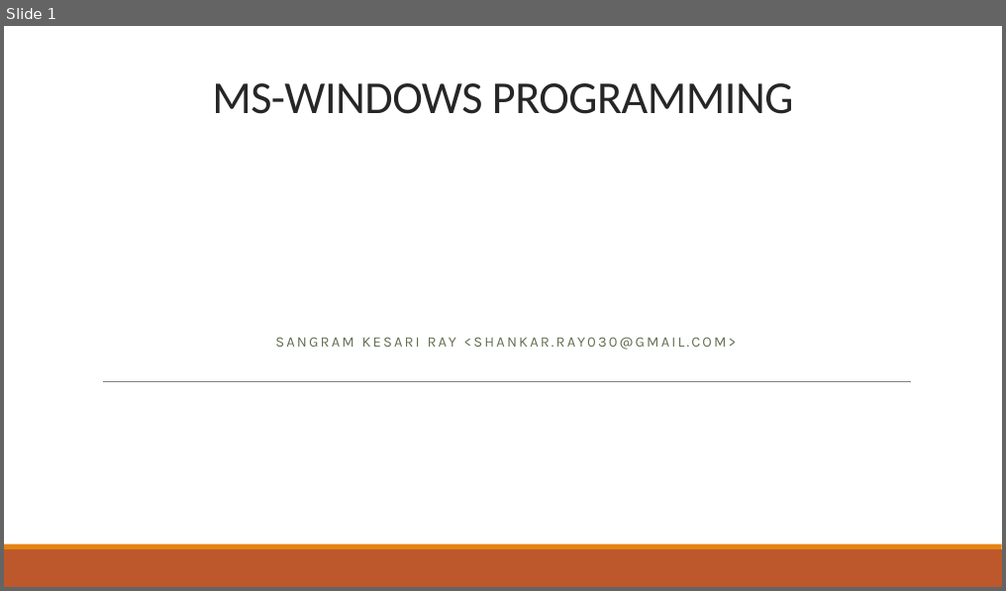
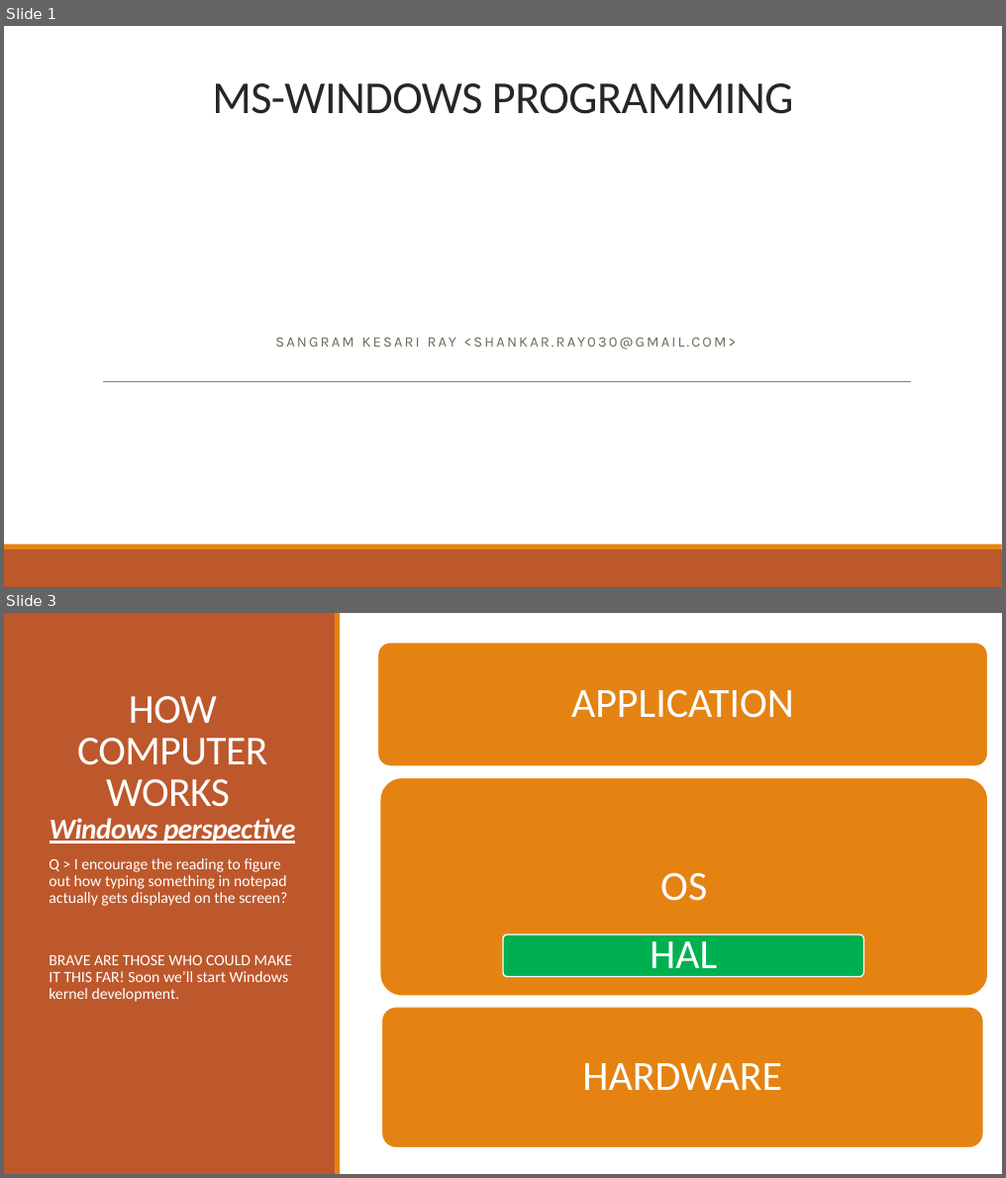
Before and after one commit to b1nch3f/Assembly-Language-Tutorials-for-Windows, a slide deck: 11 MS-Windows Programming/MS-Windows Programming.pptx. Shown one above the other, each under a label of ours: slide 1 before the commit, slides 1 and 3 after it; the slides between them are not shown. The pictures are 1006x591 and 1006x1178 pixels, drawn with LibreOffice and Linux fonts; fonts in the diff are those of the drawing. Boxes give left, top, right and bottom in pixels: in the first picture for what was removed or moved away, otherwise in the second. Text is boxed around its words. In the diff, an @@ line names an element or a change of style, - is before the commit and + after.

```diff
--- a/11 MS-Windows Programming/MS-Windows Programming.pptx
+++ b/11 MS-Windows Programming/MS-Windows Programming.pptx
@@ slide 3 added at bbox=[4, 613, 1002, 1174], background #FFFFFF @@
@@ rectangle added at bbox=[4, 613, 336, 1174], fill #BD582C @@
@@ rectangle added at bbox=[335, 613, 341, 1174], fill #E48312 @@
@@ title added at bbox=[50, 696, 295, 844], 27.9 pt, text #FFFFFF, bold, italic, underline @@
+HOW COMPUTER WORKS
+Windows perspective
@@ text added at bbox=[49, 859, 292, 1002], 15 pt, text #FFFFFF @@
+Q > I encourage the reading to figure out how typing something in notepad actually gets displayed on the screen?
+BRAVE ARE THOSE WHO COULD MAKE IT THIS FAR! Soon we’ll start Windows kernel development.
@@ group added at bbox=[377, 642, 988, 1149]: 4 rounded rectangles, 4 texts @@
+APPLICATION
+OS
+HAL
+HARDWARE
```
Also in this commit, not shown: 2 other slides added, 5 other files.
